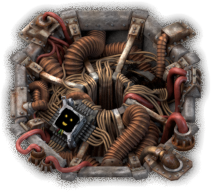
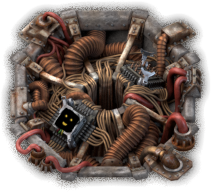
Layers edited between the first and the second 212px x 192px image:
added layer "Pasted Layer #2" above "Layer #2" over [119, 48, 166, 90]
